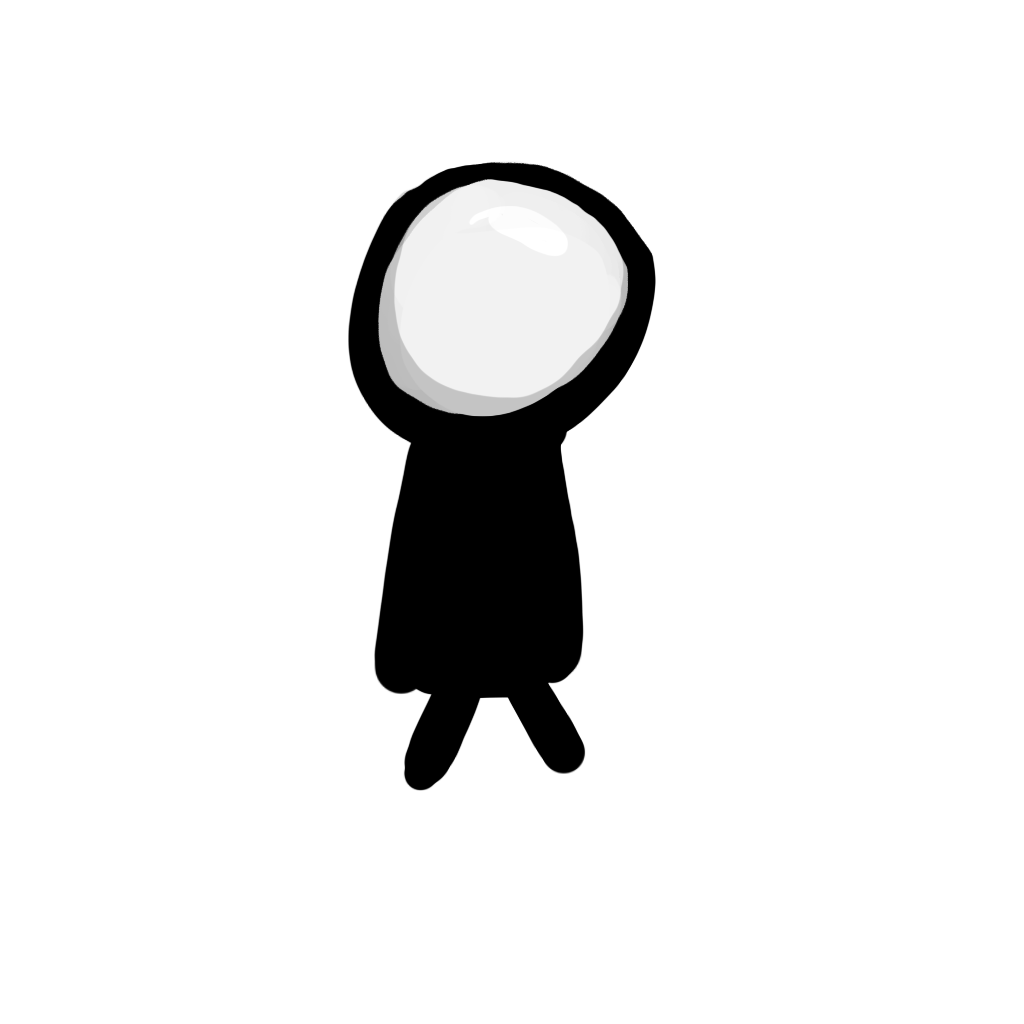
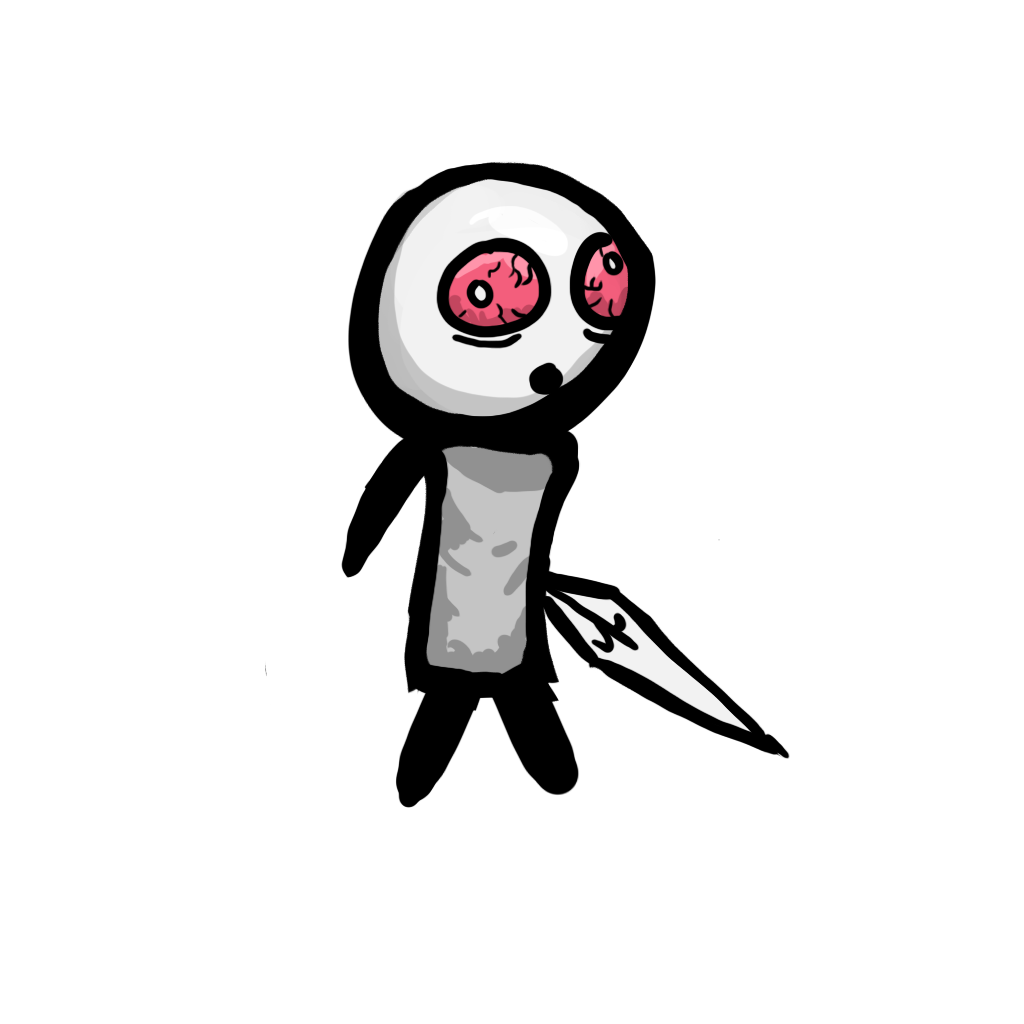
Layered file, before and after one edit (1024x1024). Changes by layer:
added group "Base copy" with 8 layers above "Base" over [265, 231, 790, 808]
added layer "Layer 1" (2nd of 3, in "Base copy") in group "Base copy" over [341, 231, 790, 808]
added layer "Layer 18" in group "Base copy" over [538, 485, 563, 550]
added layer "Layer 15" in group "Base copy" over [457, 246, 620, 326]
added layer "Layer 14" in group "Base copy" over [420, 431, 569, 683]
added layer "Layer 13" in group "Base copy" over [265, 231, 751, 730]
added layer "Layer 17" in group "Base copy" over [451, 327, 614, 395]
added layer "Layer 16" in group "Base copy" over [443, 236, 629, 332]
moved "Layer 2" (2nd of 3, in "Base copy") into group "Base copy" over [436, 231, 629, 395]
renamed "Group 1" to "Base", hid the group it (2 layers) over [348, 231, 656, 791]
